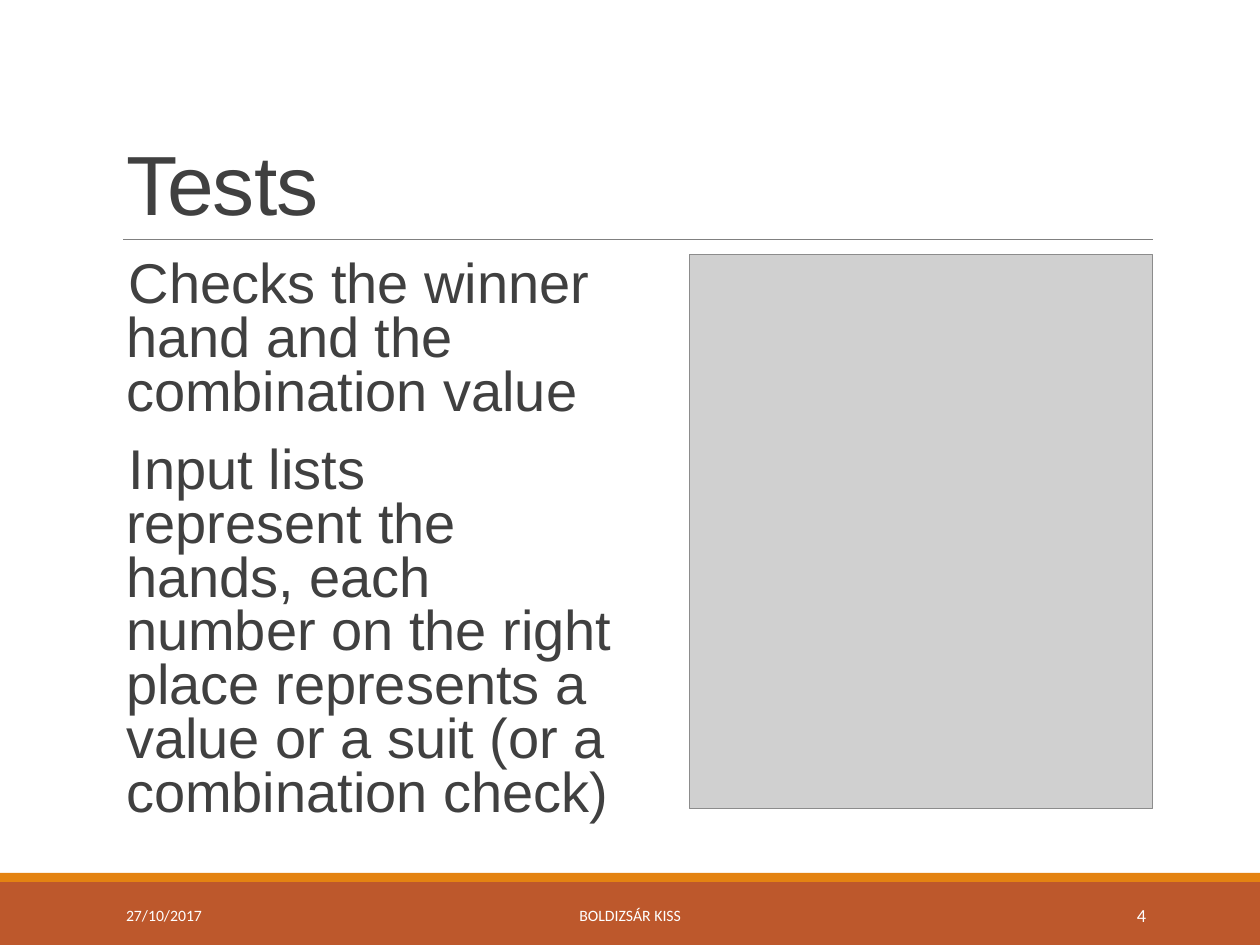
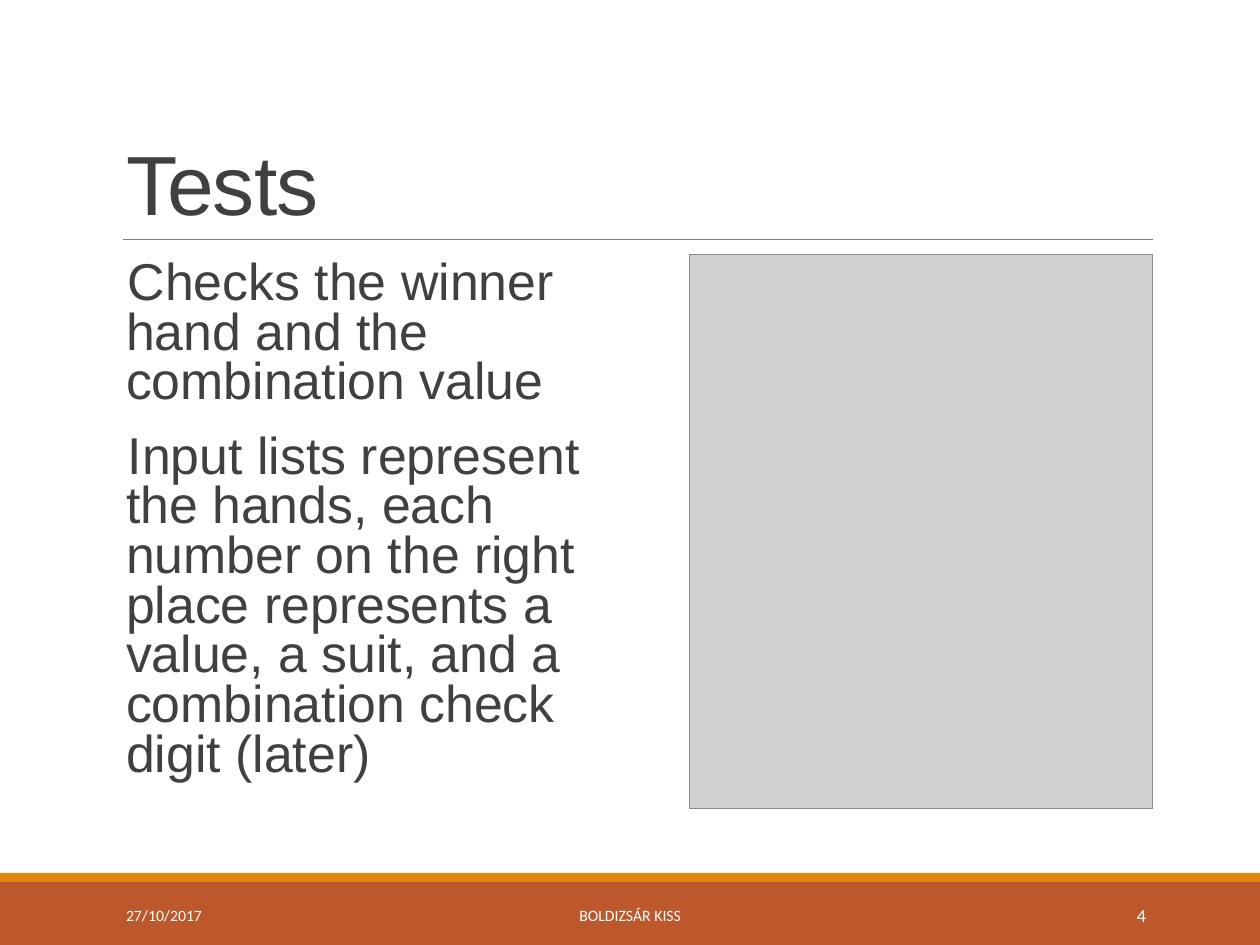
Before and after one commit to green-fox-academy/bpo106, a slide deck: slide 4 of week07/day04/demo/ppt-w07.pptx. Drawn at 1260x945 pixels with LibreOffice and Linux fonts; fonts in the diff are those of the drawing; grey boxes stand for pictures. Boxes give left, top, right and bottom in pixels: in the first picture for what was removed or moved away, otherwise in the second. Text is boxed around its words. In the diff, an @@ line names an element or a change of style, - is before the commit and + after.

```diff
--- a/week07/day04/demo/ppt-w07.pptx
+++ b/week07/day04/demo/ppt-w07.pptx
@@ text at bbox=[126, 262, 554, 400]: size 32 to 29.6 pt in "Checks the winner hand and the combination ..." @@
@@ text at bbox=[126, 436, 580, 782]: text changed; size 32 to 29.6 pt @@
-  Input lists represent the hands, each number on the right place represents a value or a suit (or a combination check)
+  Input lists represent the hands, each number on the right place represents a value, a suit, and a combination check digit (later)
```
Also in this commit, not shown: 1 other slide changed, 10 other files.
